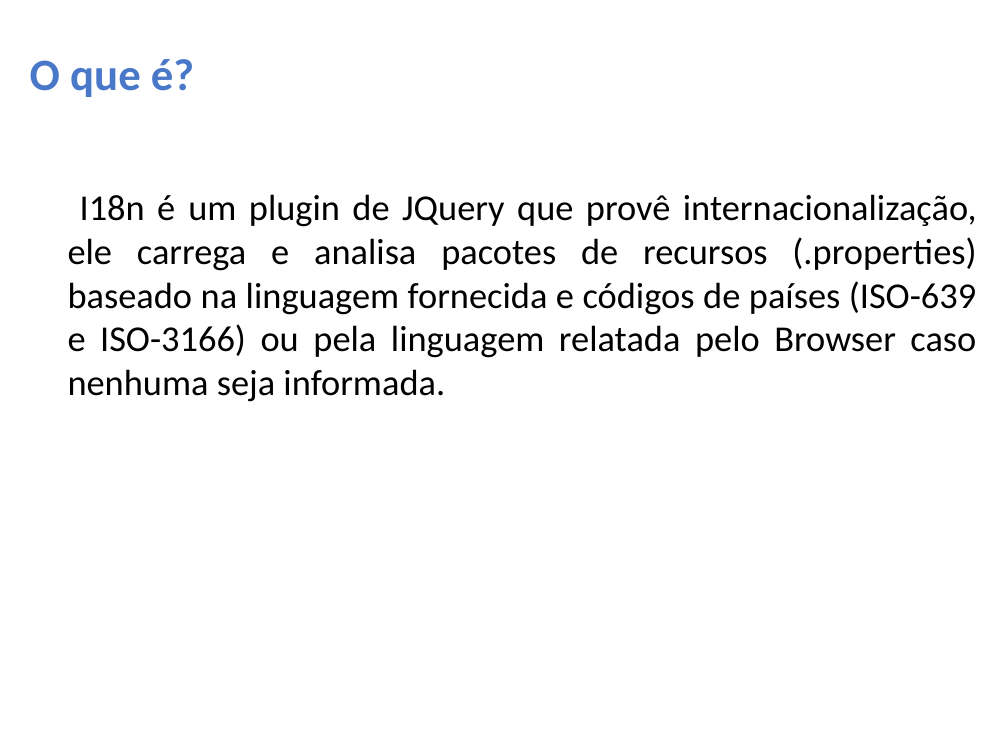
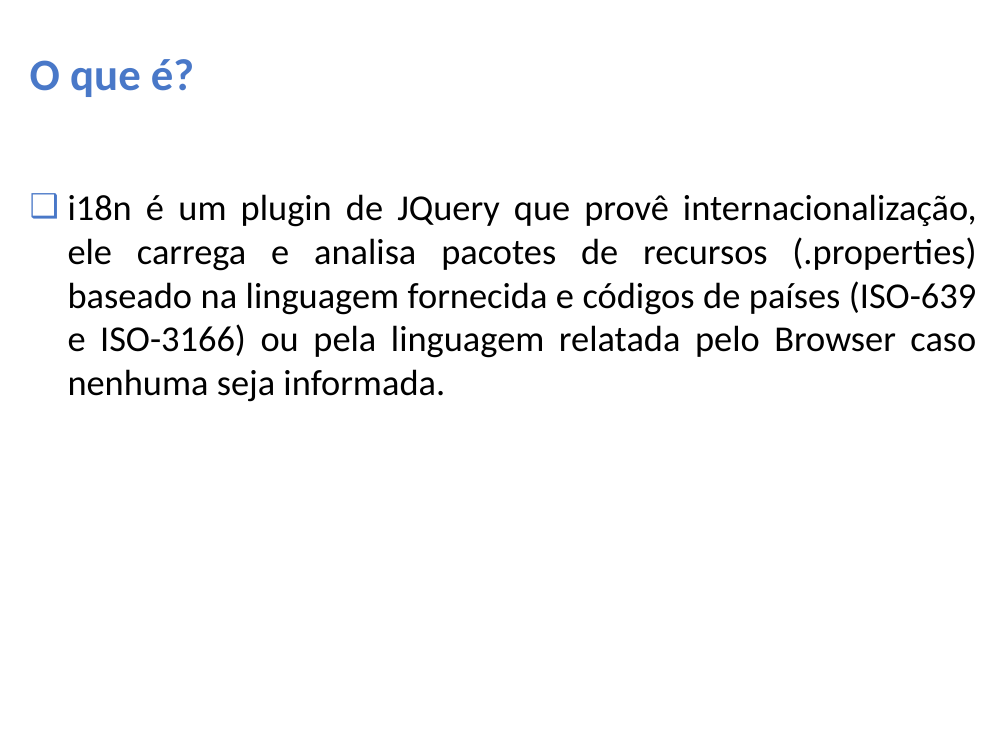
Before and after one commit to teltools/labs-jquery-i18n, a slide deck: slide 4 of I18N/I18n.pptx. Drawn at 1008x756 pixels with LibreOffice and Linux fonts; fonts in the diff are those of the drawing; background and template pictures are left out. Boxes give left, top, right and bottom in pixels: in the first picture for what was removed or moved away, otherwise in the second. Text is boxed around its words. In the diff, an @@ line names an element or a change of style, - is before the commit and + after.

```diff
--- a/I18N/I18n.pptx
+++ b/I18N/I18n.pptx
@@ text at [68, 194, 977, 402]: text changed @@
-I18n é um plugin de JQuery que provê internacionalização, ele carrega e analisa pacotes de recursos (.properties) baseado na linguagem fornecida e códigos de países (ISO-639 e ISO-3166) ou pela linguagem relatada pelo Browser caso nenhuma seja informada.
+❑ i18n é um plugin de JQuery que provê internacionalização, ele carrega e analisa pacotes de recursos (.properties) baseado na linguagem fornecida e códigos de países (ISO-639 e ISO-3166) ou pela linguagem relatada pelo Browser caso nenhuma seja informada.
```
Also in this commit, not shown: 8 other slides changed.
